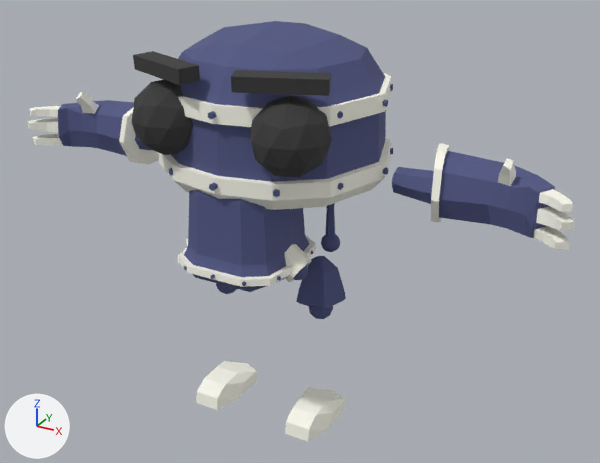
The glTF model public/discordrobot.glb, before and after one commit.
Before and after are seen from a 50 mm lens placed at (4.46, -7.58, 3.03), pointed at (0.25, 0.06, -0.79). The axes (+X, +Y, +Z) are drawn at lower left. The lights are the same throughout. Where no turn or scale is listed for an object, it has been applied to the vertices. Vertices at the same position are counted once.

In view in the first picture: 'Foot.L', 'Foot.R', 'Hand.L', 'Hand.R', 'Head', 'Leg.L', 'LowerLeg.L', 'LowerLeg.R', 'Torso'.
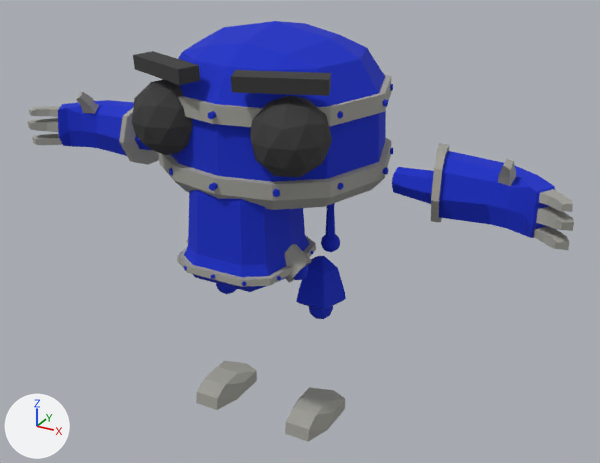
What differs and where, as boxes [x1, y1, x2, y2] in the pictures (600 x 463 px):
'Head', recoloured
    both: [132, 21, 393, 210]
'Hand.L', recoloured
    both: [392, 143, 574, 250]
'Torso', recoloured
    both: [177, 190, 316, 292]
'Hand.R', recoloured
    both: [28, 92, 159, 165]
'Foot.L', recoloured (white to grey)
    both: [285, 387, 345, 442]
'LowerLeg.L', recoloured
    both: [296, 256, 346, 319]
'Foot.R', recoloured (white to grey)
    both: [196, 361, 257, 410]
'Leg.L', recoloured
    both: [321, 203, 340, 252]
'LowerLeg.R', recoloured
    both: [216, 283, 237, 294]
part 1 of me_hand_l, recoloured (white to grey)
    both: [431, 143, 574, 250]
part 3 of me_head, recoloured
    both: [159, 73, 392, 210]
part 4 of me_torso, recoloured (white to grey)
    both: [177, 236, 316, 287]

Diff of the bpy script that builds the scene:
```diff
--- a/public/discordrobot.glb.py
+++ b/public/discordrobot.glb.py
@@ mat_main @@
 mat_main = principled_material('Main')
-mat_main.base_color = (0.088, 0.101, 0.242)  # blue #545987
+mat_main.base_color = (0.00391, 0.0248, 0.59)  # blue #0d2cca
 mat_main.metallic = 0.1
@@ mat_grey @@
+mat_grey = principled_material('Grey')
+mat_grey.base_color = (0.374, 0.371, 0.335)  # grey #a5a49d
+mat_grey.metallic = 0.1
+mat_grey.roughness = 0.9
@@ me_hand_l @@
 me_hand_l.from_pydata(...)  # 138 vertices, 272 faces; spans x 1.41..3.31, y -0.51..0.36, z -0.31..0.55
 # used by ob_hand_l; location = (0.0, 0.0, 0.0)
+# me_hand_l part 1: all 148 faces that had it switch from mat_white (white #fffef3) to mat_grey (grey #a5a49d)
 me_hand_l.materials.append(mat_main)
@@ me_hand_r @@
 me_hand_r.from_pydata(...)  # 138 vertices, 272 faces; spans x -3.31..-1.41, y -0.51..0.36, z -0.31..0.55
 # used by ob_hand_r; location = (0.0, 0.0, 0.0)
+# me_hand_r part 2: all 148 faces that had it switch from mat_white (white #fffef3) to mat_grey (grey #a5a49d)
 me_hand_r.materials.append(mat_main)
@@ me_foot_l @@
 me_foot_l.from_pydata(...)  # 18 vertices, 32 faces; spans x -0.248..0.248, y -0.507..0.441, z -0.418..-0.168
-me_foot_l.materials.append(mat_white)  # white #fffef3
+me_foot_l.materials.append(mat_grey)  # grey #a5a49d
@@ me_head @@
 me_head.from_pydata(...)  # 511 vertices, 810 faces; spans x -1.32..1.32, y -1.31..1.31, z -0.83..0.83
 # used by ob_head; location = (0.0, -0.05, 0.74)
+# me_head part 3: all 154 faces that had it switch from mat_white (white #fffef3) to mat_grey (grey #a5a49d)
 me_head.materials.append(mat_main)
@@ me_torso @@
 me_torso.from_pydata(...)  # 497 vertices, 870 faces; spans x -0.76..0.76, y -0.69..0.68, z -0.9..0.7
 # used by ob_torso; location = (0.0, -0.66, -0.13)
+# me_torso part 4: all 300 faces that had it switch from mat_white (white #fffef3) to mat_grey (grey #a5a49d)
 me_torso.materials.append(mat_main)
@@ me_foot_r @@
 me_foot_r.from_pydata(...)  # 18 vertices, 32 faces; spans x -0.248..0.248, y -0.507..0.441, z -0.418..-0.168
-me_foot_r.materials.append(mat_white)  # white #fffef3
+me_foot_r.materials.append(mat_grey)  # grey #a5a49d
```
